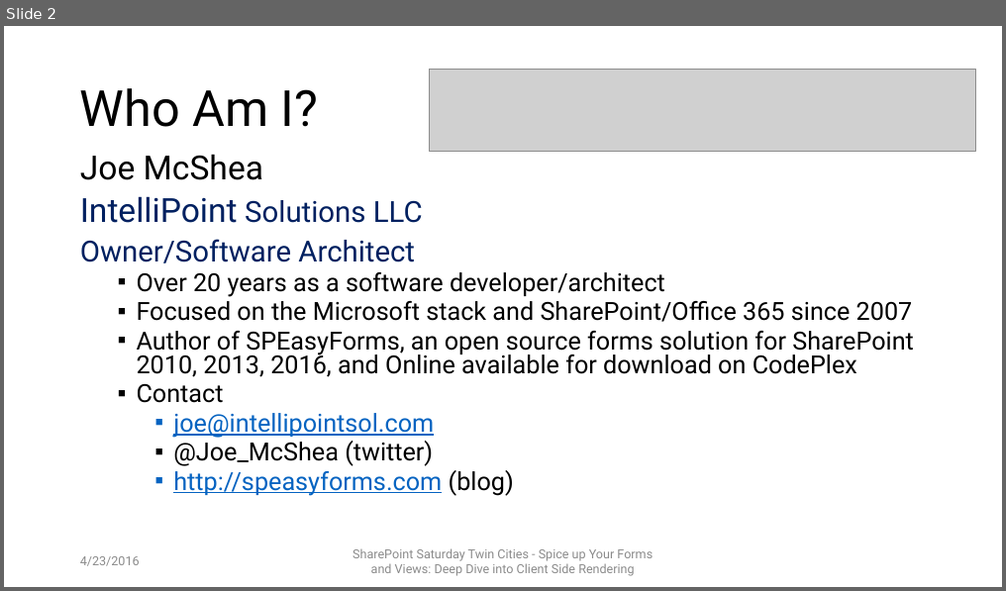
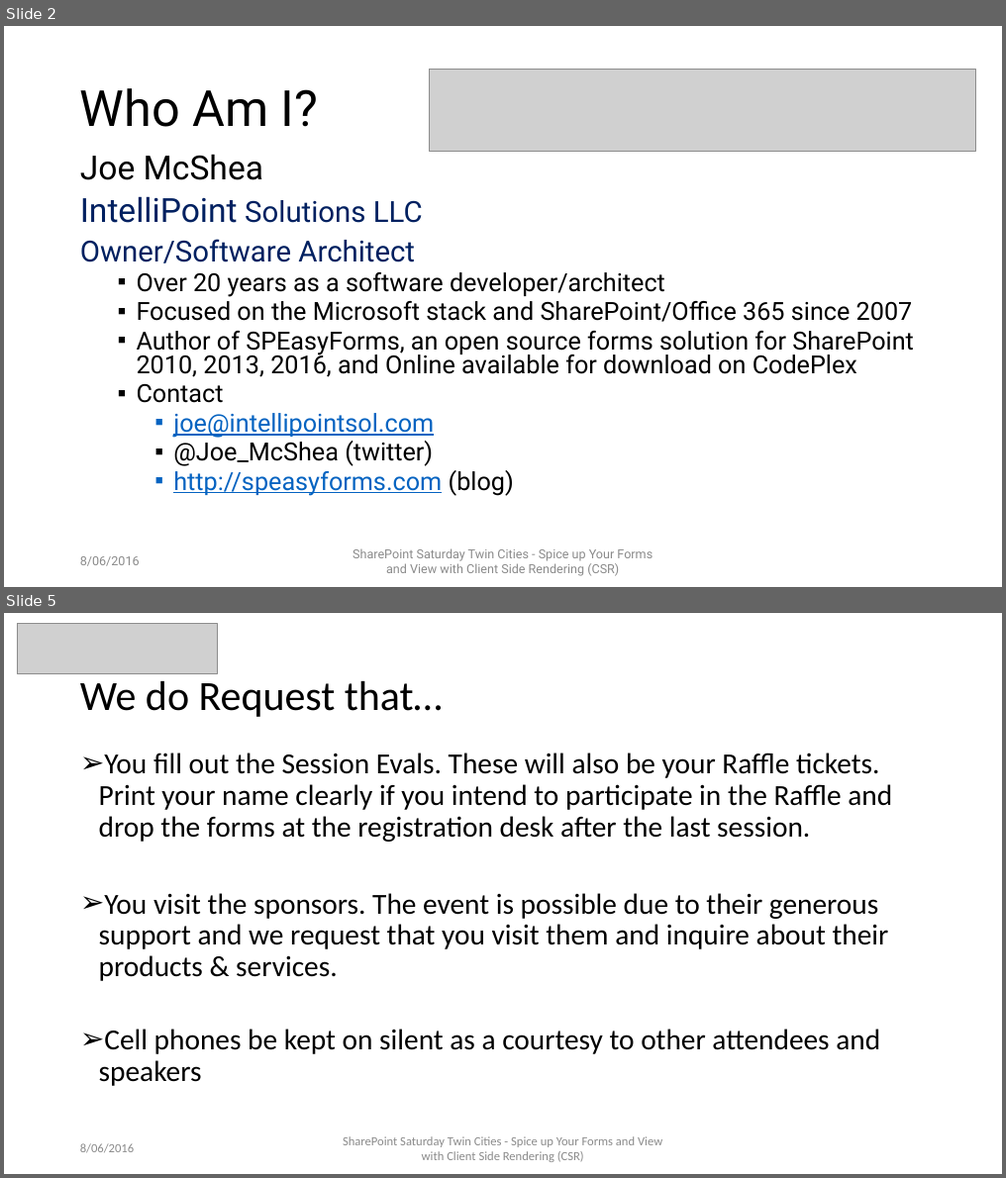
Before and after one commit to mcsheaj/CSRDemos, a slide deck: SPSPittsburgh_CSR.pptx. Shown one above the other, each under a label of ours: slide 2 before the commit, slides 2 and 5 after it; the slides between them are not shown. The pictures are 1006x591 and 1006x1178 pixels, drawn with LibreOffice and Linux fonts; fonts in the diff are those of the drawing; grey boxes stand for pictures; background and template pictures are left out. Boxes give left, top, right and bottom in pixels: in the first picture for what was removed or moved away, otherwise in the second. Text is boxed around its words. In the diff, an @@ line names an element or a change of style, - is before the commit and + after.

```diff
--- a/SPSPittsburgh_CSR.pptx
+++ b/SPSPittsburgh_CSR.pptx
@@ slide 5 added at (4,613,1002,1174), background #FFFFFF @@
@@ picture added at (17,624,217,674) @@
@@ title added at (80,681,443,717), 40 pt, text #000000 @@
+We do Request that…
@@ text added at (99,753,892,1086), 28 pt, text #000000 @@
+➢ You fill out the Session Evals. These will also be your Raffle tickets. Print your name clearly if you intend to participate in the Raffle and drop the forms at the registration desk after the last session.
+➢ You visit the sponsors. The event is possible due to their generous support and we request that you visit them and inquire about their products & services.
+➢ Cell phones be kept on silent as a courtesy to other attendees and speakers
@@ text added at (80,1144,134,1154), 12 pt, text #8C8C8C @@
+8/06/2016
@@ text added at (343,1137,662,1162), 12 pt, text #8C8C8C @@
+SharePoint Saturday Twin Cities - Spice up Your Forms and View with Client Side Rendering (CSR)
@@ slide 2 changed as well @@
@@ text at (80,557,140,567): text changed @@
-4/23/2016
+8/06/2016
@@ text at (352,549,652,576): text changed @@
-SharePoint Saturday Twin Cities - Spice up Your Forms and Views: Deep Dive into Client Side Rendering
+SharePoint Saturday Twin Cities - Spice up Your Forms and View with Client Side Rendering (CSR)
```
Also in this commit, not shown: 21 other slides changed, 5 other slides added, 4 slides removed.
